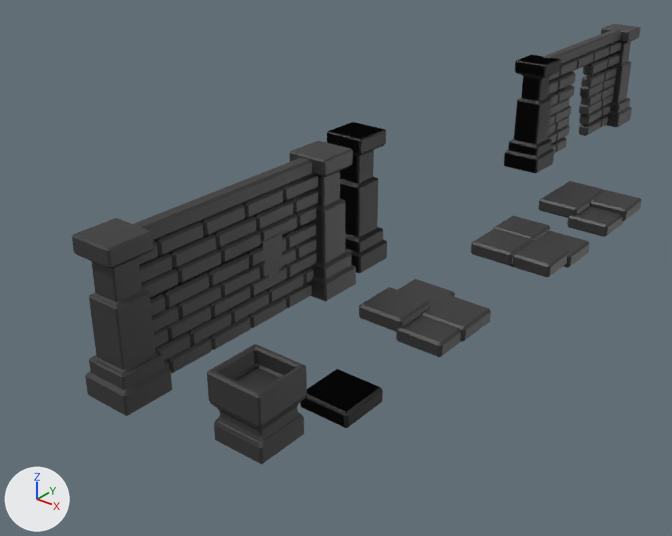
Before and after pictures for a commit that changed the FBX model Assets/3D asset/dungion/dungion.fbx.
Before and after are seen from a 50 mm lens placed at (10.5, -29.1, 17.2), pointed at (-14.2, 1.7, -1.9). Every picture has the same lights, and +X, +Y and +Z are marked at lower left. Where no turn or scale is listed for an object, it has been applied to the vertices.
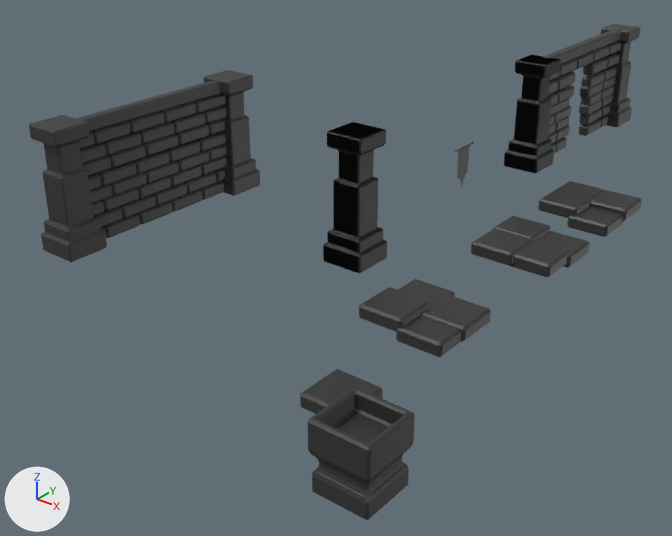
Commit message: new dungion

Pixel boxes [x1, y1, x2, y2] of what changed, in the pictures (672 x 536 px):
'Cube.030', moved: before [207, 344, 307, 464]; after [308, 387, 415, 520]
'Cube.014', moved, turned: before [72, 218, 172, 416]; after [29, 115, 107, 262]
'Cube.025', moved, turned: before [289, 141, 356, 301]; after [204, 70, 260, 196]
'Cube.043', moved: before [134, 157, 312, 241]; after [76, 80, 221, 132]
'Cube.024', moved: before [140, 189, 318, 284]; after [80, 106, 227, 164]
'Cube.027', moved: before [139, 174, 318, 265]; after [79, 94, 226, 150]
'Cube.023', moved: before [142, 204, 317, 298]; after [82, 118, 226, 176]
'Cube.021', moved: before [150, 221, 316, 316]; after [88, 132, 226, 191]
'Cube.016', moved: before [155, 267, 314, 361]; after [94, 168, 225, 228]
'Cube.019', moved: before [153, 251, 316, 349]; after [92, 156, 227, 217]
'Cube.020', moved: before [152, 236, 316, 333]; after [90, 144, 226, 204]
'Cube.015', moved: before [164, 282, 312, 373]; after [101, 181, 224, 238]
'Banner_03', moved: before [258, 229, 288, 286]; after [455, 142, 474, 188]
'Cube.032', unchanged, uncovered by the edit: after [323, 122, 387, 273]
'Cube.029', unchanged, covered by the edit: before [504, 55, 561, 174]
'Cube.039', unchanged, uncovered by the edit: after [504, 55, 561, 174]

Patch to the scene script:
```diff
--- a/Assets/3D asset/dungion/dungion.fbx.py
+++ b/Assets/3D asset/dungion/dungion.fbx.py
@@ me_cube_069_1 @@
+me_cube_069_1 = me_cube_073.copy(); me_cube_069_1.name = 'Cube.069'  # the mesh of ob_cube_040
@@ ob_cube_020 @@
 ob_cube_020 = bpy.data.objects.new('Cube.020', me_cube_025)
-ob_cube_020.location = (-11.24, -3.89, 1.93)
+ob_cube_020.location = (-22.13, 2.16, 1.86)
@@ ob_cube_030 @@
 ob_cube_030 = bpy.data.objects.new('Cube.030', me_cube_069)
-ob_cube_030.location = (-6.06, -12.18, 0.01)
+ob_cube_030.location = (-2.18, -12.18, 0.01)
@@ ob_banner_03 @@
 ob_banner_03 = bpy.data.objects.new('Banner_03', me_mesh_017)
-ob_banner_03.location = (-9.8, -7.27, 0.0)
+ob_banner_03.location = (-9.8, 5.34, 0.0)
@@ ob_cube_027 @@
 ob_cube_027 = bpy.data.objects.new('Cube.027', me_cube_032)
-ob_cube_027.location = (-11.24, -4.53, 4.49)
+ob_cube_027.location = (-22.13, 1.52, 4.42)
@@ ob_cube_043 @@
 ob_cube_043 = bpy.data.objects.new('Cube.043', me_cube_052)
-ob_cube_043.location = (-11.24, -4.51, 5.12)
+ob_cube_043.location = (-22.13, 1.55, 5.04)
@@ ob_cube_016 @@
 ob_cube_016 = bpy.data.objects.new('Cube.016', me_cube_021)
-ob_cube_016.location = (-11.24, -3.47, 0.69)
+ob_cube_016.location = (-22.14, 2.58, 0.61)
@@ ob_cube_014 @@
 ob_cube_014 = bpy.data.objects.new('Cube.014', me_cube_053)
-ob_cube_014.location = (-11.06, -13.06, 0.0378)
+ob_cube_014.parent = ob_cube_015
+ob_cube_014.location = (8.555, 0.175, -0.025)
+ob_cube_014.rotation_euler = (0.0, 0.0, 1.57)  # degrees (0, 0, 90)
@@ ob_cube_025 @@
 ob_cube_025 = bpy.data.objects.new('Cube.025', me_cube_036)
-ob_cube_025.location = (-11.06, -3.083, 0.0378)
+ob_cube_025.parent = ob_cube_015
+ob_cube_025.location = (-1.423, 0.185, -0.025)
+ob_cube_025.rotation_euler = (0.0, 0.0, 1.57)  # degrees (0, 0, 90)
@@ ob_cube_024 @@
 ob_cube_024 = bpy.data.objects.new('Cube.024', me_cube_029)
-ob_cube_024.location = (-11.24, -3.99, 3.85)
+ob_cube_024.location = (-22.13, 2.06, 3.77)
@@ ob_cube_021 @@
 ob_cube_021 = bpy.data.objects.new('Cube.021', me_cube_026)
-ob_cube_021.location = (-11.24, -4.42, 2.54)
+ob_cube_021.location = (-22.13, 1.63, 2.47)
@@ ob_cube_019 @@
 ob_cube_019 = bpy.data.objects.new('Cube.019', me_cube_024)
-ob_cube_019.location = (-11.24, -4.43, 1.33)
+ob_cube_019.location = (-22.13, 1.62, 1.26)
@@ ob_cube_023 @@
 ob_cube_023 = bpy.data.objects.new('Cube.023', me_cube_028)
-ob_cube_023.location = (-11.24, -3.79, 3.22)
+ob_cube_023.location = (-22.13, 2.26, 3.15)
@@ ob_cube_031 @@
-ob_cube_031 = bpy.data.objects.new('Cube.031', me_cube_070)
+ob_cube_031 = bpy.data.objects.new('Cube.031', me_cube_069_1)
 ob_cube_031.location = (-11.54, -0.26, 0.03)
@@ ob_cube_028 @@
-ob_cube_028 = bpy.data.objects.new('Cube.028', me_cube_067)
+ob_cube_028 = bpy.data.objects.new('Cube.028', me_cube_066)
 ob_cube_028.location = (-5.38, -8.98, -0.21)
@@ ob_cube_015 @@
 ob_cube_015 = bpy.data.objects.new('Cube.015', me_cube_020)
-ob_cube_015.location = (-11.24, -4.51, 0.06)
+ob_cube_015.location = (-22.14, 1.55, -0.01)
 ob_cube_015.rotation_euler = (-0.000191, 0.0, -1.57)  # degrees (0, 0, -90)
```
